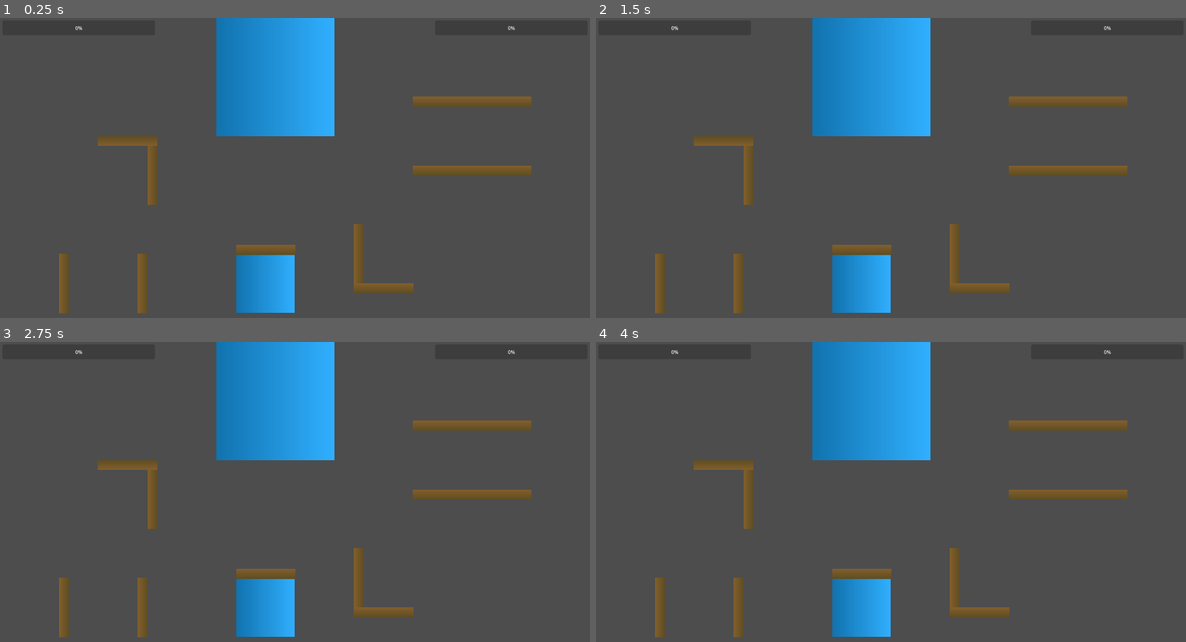
Above: before the commit, frames 1-4 (two rows, left to right).
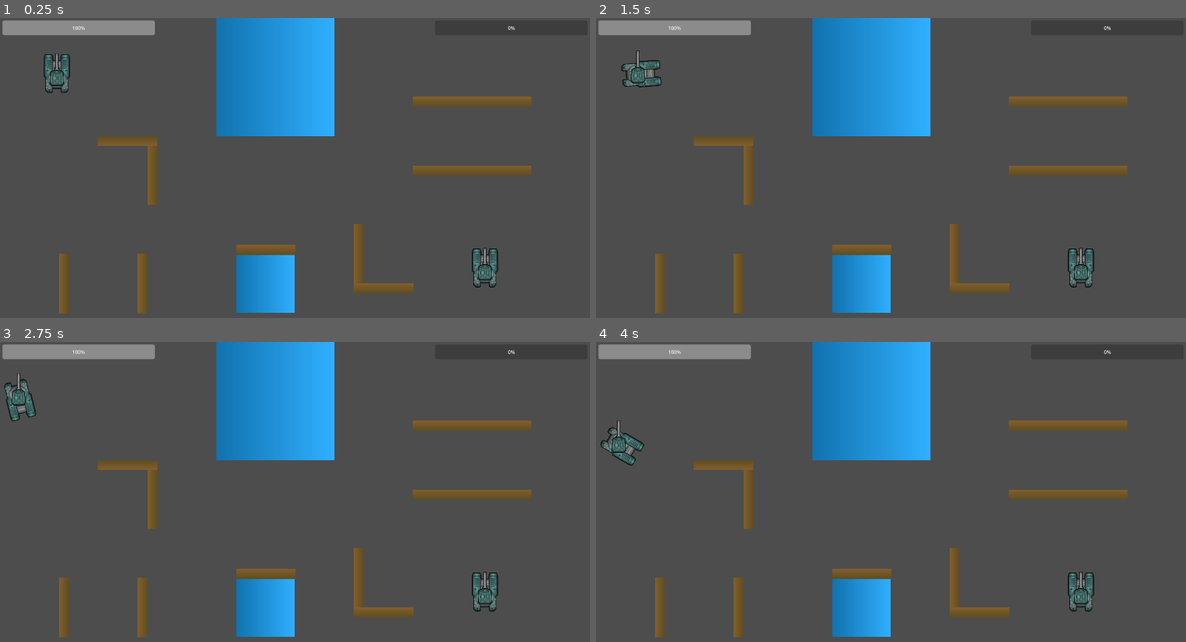
Above: after the commit, the same moments.

Repository: tinao-alt/Miko
Game: Godot game, scene res://battle_arena.tscn
Same seed, same stepped clock (60 frames per second), same inputs: the game is played once before the commit and once after it.
Inputs:
- Up to frame 1 (0.25 s): no input
- Up to frame 2 (1.5 s): tap Enter at 0.5 s; hold D (p1_right) 0.53-1.28 s; tap G (p1_aim_left) at 0.6 s; hold S (p1_backward) from 1.28 s (still down); tap J (p1_aim_right) at 1.35 s
- Up to frame 3 (2.75 s): release S (p1_backward) at 2.03 s; hold D (p1_right) from 2.03 s (still down); hold H (p1_fire) from 2.03 s (still down)
- Up to frame 4 (4 s): release D (p1_right) at 2.78 s; release H (p1_fire) at 2.78 s; hold W (p1_forward) 2.78-3.53 s; tap Keypad 1 (p2_aim_left) at 2.85 s; hold A (p1_left) from 3.53 s (still down); tap Keypad 3 (p2_aim_right) at 3.6 s

The runs differ from the first frame. In frame 1, 2.1% of the frame differs, in the area x 0-85%, y 0-90%; in frame 2, 2.1%; in frame 3, 2.1%; in frame 4, 2.1%.

Commit message:
tiny update

Diff:
--- a/battle-bots/battle_arena.tscn
+++ b/battle-bots/battle_arena.tscn
@@ -1,4 +1,7 @@
-[gd_scene load_steps=8 format=3 uid="uid://baf1xatkw0m7f"]
+[gd_scene load_steps=10 format=3 uid="uid://baf1xatkw0m7f"]
+
+[ext_resource type="PackedScene" uid="uid://06e6atf0kips" path="res://tank1/tank.tscn" id="1_70rpv"]
+[ext_resource type="PackedScene" uid="uid://dueedj5r8vdo2" path="res://tank2/tank.tscn" id="2_bx1f6"]
 
 [sub_resource type="WorldBoundaryShape2D" id="WorldBoundaryShape2D_70rpv"]
 
@@ -39,6 +42,7 @@
 position = Vector2(960, 1080)
 
 [node name="CollisionShape2D" type="CollisionShape2D" parent="Bariers/Bottom"]
+position = Vector2(24, -120)
 shape = SubResource("WorldBoundaryShape2D_70rpv")
 
 [node name="Top" type="StaticBody2D" parent="Bariers"]
@@ -275,3 +279,14 @@
 offset_right = 1912.0
 offset_bottom = 56.0
 fill_mode = 1
+
+[node name="Tank" parent="." node_paths=PackedStringArray("_health_bar", "_enemy") instance=ExtResource("1_70rpv")]
+position = Vector2(185, 180)
+_health_bar = NodePath("../CanvasLayer/HealthBar1")
+_enemy = NodePath("../Tank2")
+
+[node name="Tank2" parent="." node_paths=PackedStringArray("_health_bar", "_enemy") instance=ExtResource("2_bx1f6")]
+position = Vector2(1578, 813)
+player = 2
+_health_bar = NodePath("../CanvasLayer/HealthBar1")
+_enemy = NodePath("../Tank")
